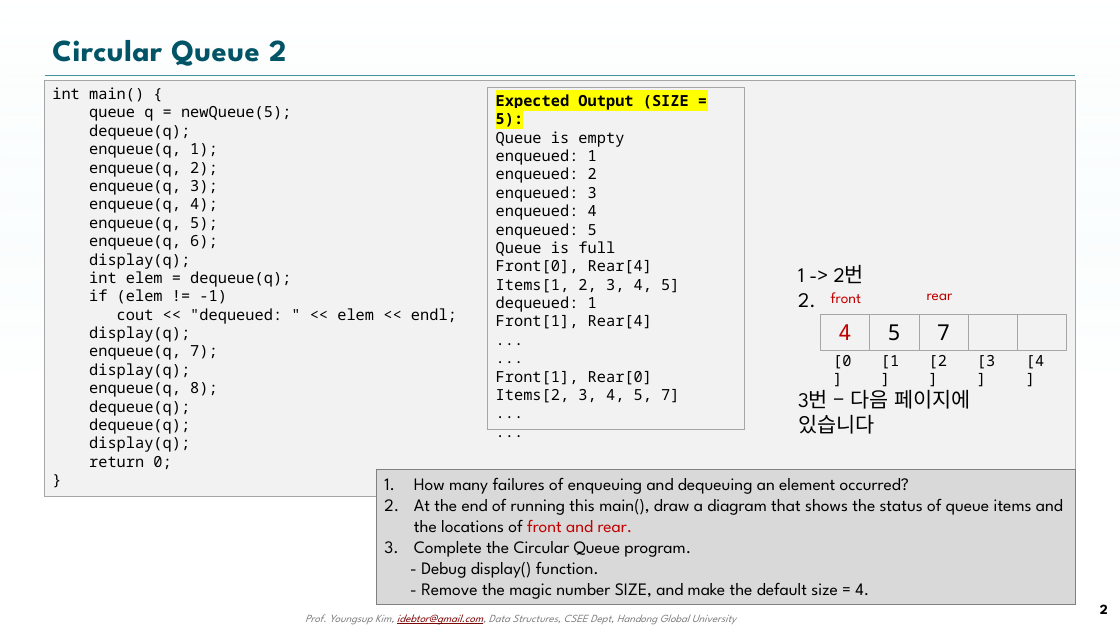
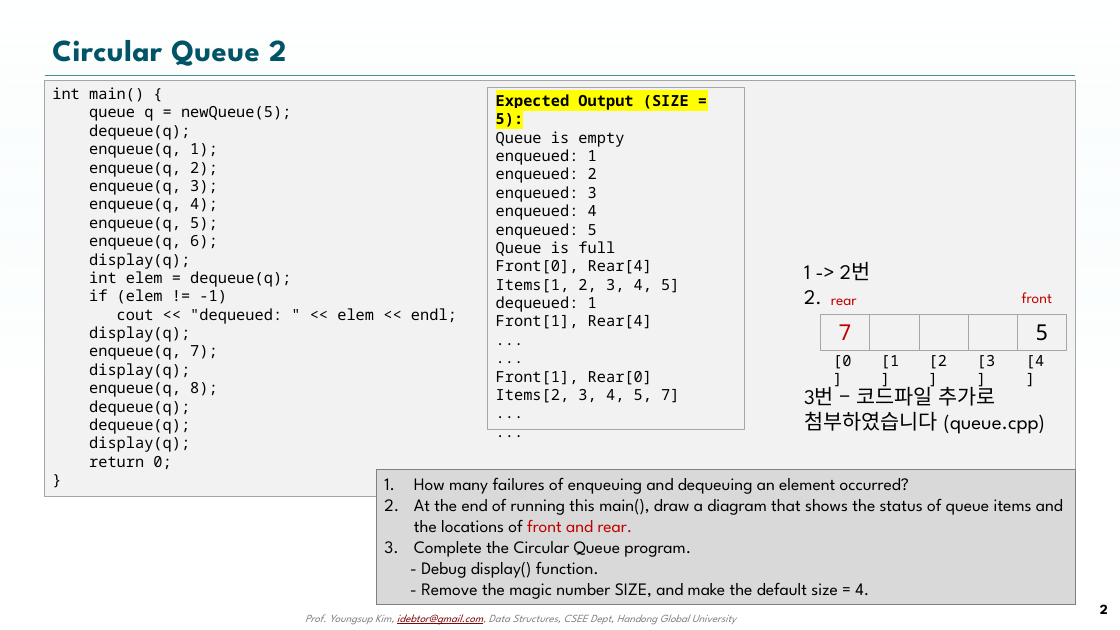
Before and after one commit to leehan416/nowic, a slide deck: slide 2 of ppts/3-2.1_Queue Quiz.pptx. Drawn at 1120x630 pixels with LibreOffice and Linux fonts; fonts in the diff are those of the drawing; background and template pictures are left out. Boxes give left, top, right and bottom in pixels: in the first picture for what was removed or moved away, otherwise in the second. Text is boxed around its words. In the diff, an @@ line names an element or a change of style, - is before the commit and + after.

```diff
--- a/ppts/3-2.1_Queue Quiz.pptx
+++ b/ppts/3-2.1_Queue Quiz.pptx
@@ text "rear": place and size @@
-text "rear" at (927,293,953,300)
+text "rear" at (831,298,857,305)
@@ text "front": place and size @@
-text "front" at (831,292,862,303)
+text "front" at (1022,292,1053,303)
@@ rectangle "7": place and size @@
-rectangle "7" at (919,314,968,350)
+rectangle "7" at (821,314,870,350)
@@ rectangle "7" at (821,314,870,350): text colour #000000 to #C00000 @@
@@ rectangle removed at (821,314,870,350) @@
-4
@@ rectangle added at (870,314,918,350), fill #F2F2F2, outline #A6A6A6 0.25 pt @@
@@ rectangle: place and size @@
-rectangle at (1018,314,1066,350)
+rectangle at (919,314,968,350)
@@ rectangle "5": place and size @@
-rectangle "5" at (870,314,918,350)
+rectangle "5" at (1018,314,1066,350)
@@ text at (804,383,1045,434): text changed @@
-3번 – 다음 페이지에 있습니다
+3번 – 코드파일 추가로 첨부하였습니다 (queue.cpp)
```
Also in this commit, not shown: 1 other slide changed, 1 slide removed, 19 other files.
